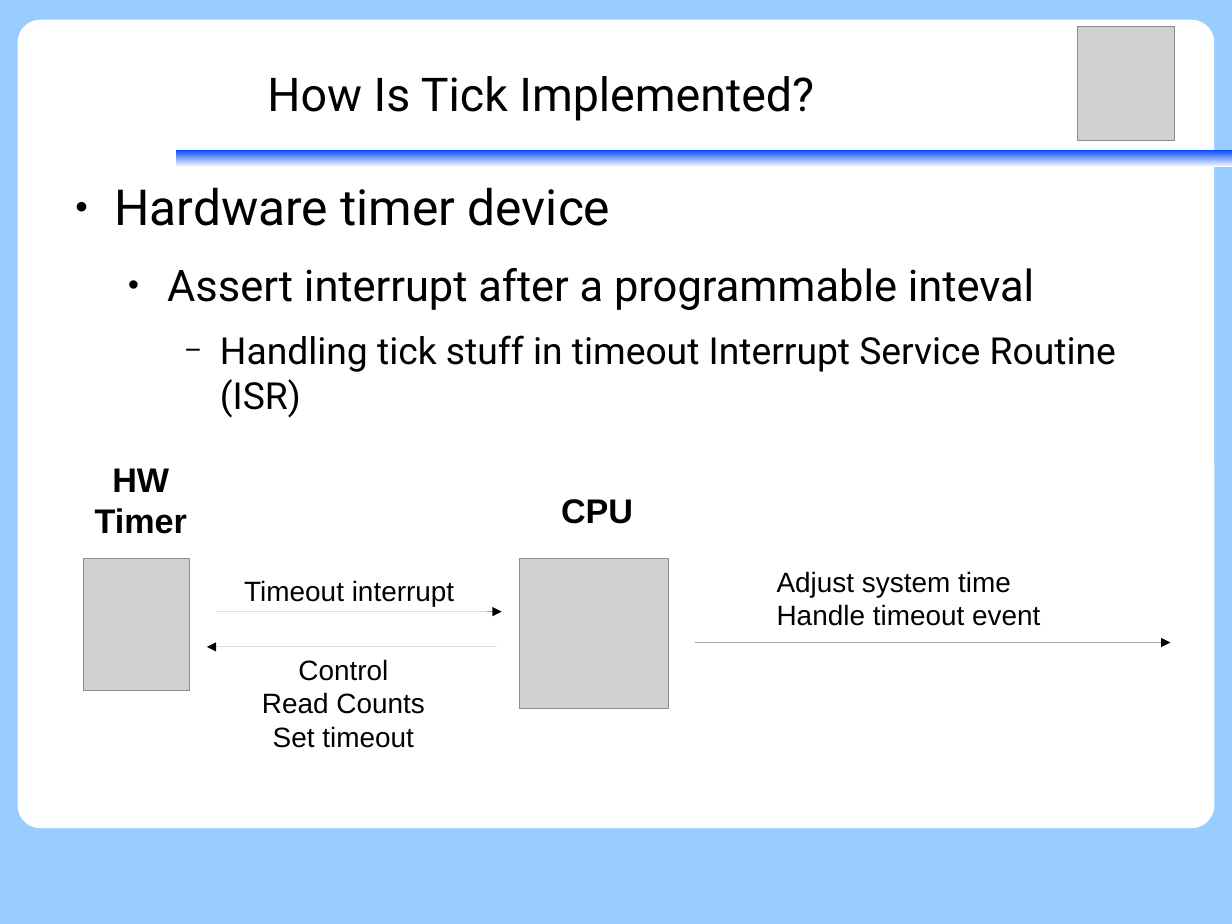
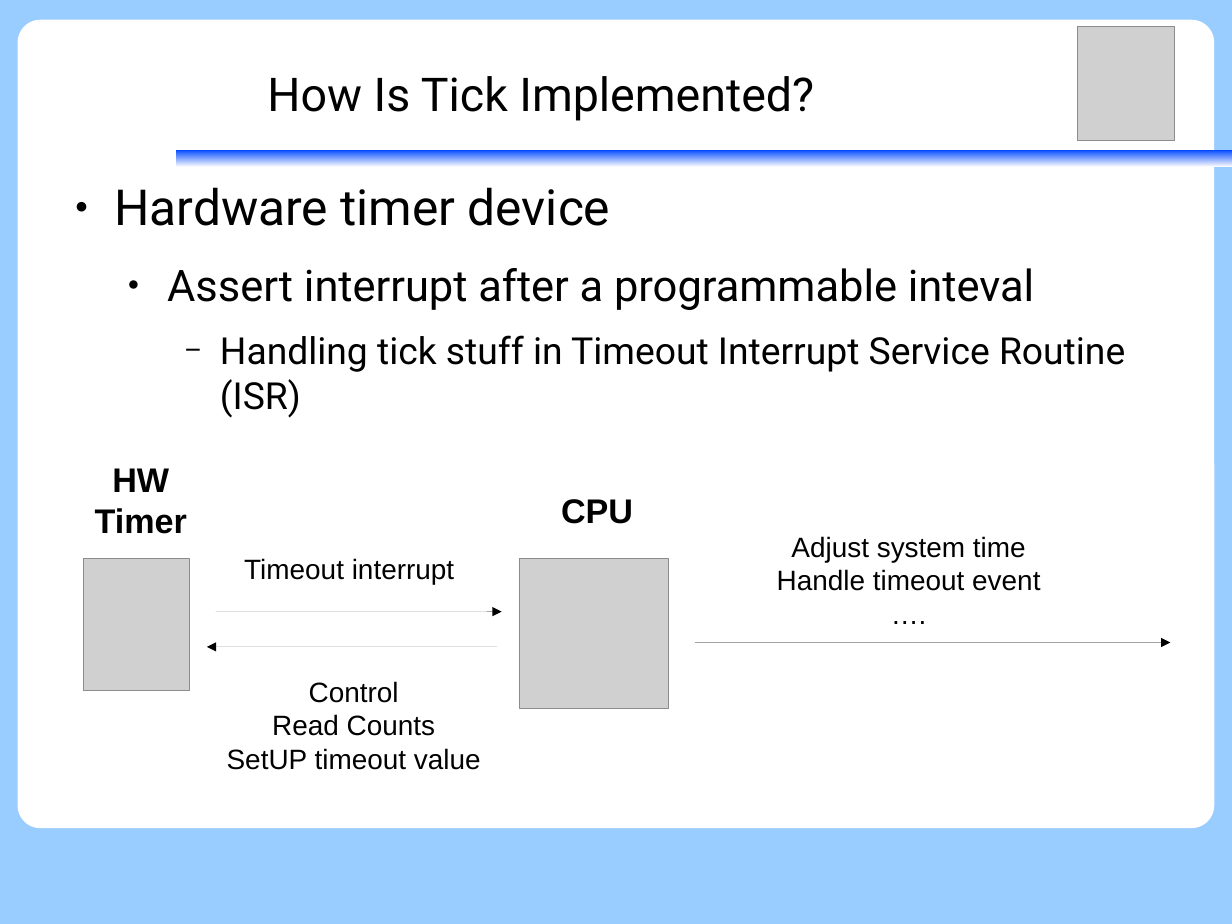
Before and after one commit to vh21/documents, a slide deck: slide 7 of ukernel/f9-microkernel-ktimer.odp. Drawn at 1232x924 pixels with LibreOffice and Linux fonts; fonts in the diff are those of the drawing; grey boxes stand for pictures. Boxes give left, top, right and bottom in pixels: in the first picture for what was removed or moved away, otherwise in the second. Text is boxed around its words. In the diff, an @@ line names an element or a change of style, - is before the commit and + after.

```diff
--- a/ukernel/f9-microkernel-ktimer.odp
+++ b/ukernel/f9-microkernel-ktimer.odp
@@ text at <box>220,335,1125,418</box>: text changed @@
-    − Handling tick stuff in timeout Interrupt Service Routine (ISR)
+    − Handling tick stuff in Timeout Interrupt Service Routine (ISR)
@@ text at <box>777,536,1040,591</box>: paragraph added @@
+….
@@ text "Adjust system time": place and size @@
-text "Adjust system time" at <box>777,571,1040,626</box>
+text "Adjust system time" at <box>777,536,1040,591</box>
@@ text at <box>777,536,1040,591</box>: alignment left to centre @@
@@ text "Timeout interrupt": place and size @@
-text "Timeout interrupt" at <box>244,580,454,606</box>
+text "Timeout interrupt" at <box>244,558,454,584</box>
@@ text "Control": place and size @@
-text "Control" at <box>262,659,424,748</box>
+text "Control" at <box>227,681,481,770</box>
@@ text at <box>227,748,481,770</box>: text changed @@
-Set timeout
+SetUP timeout value
```
Also in this commit, not shown: 12 other slides changed, 5 slides added.
